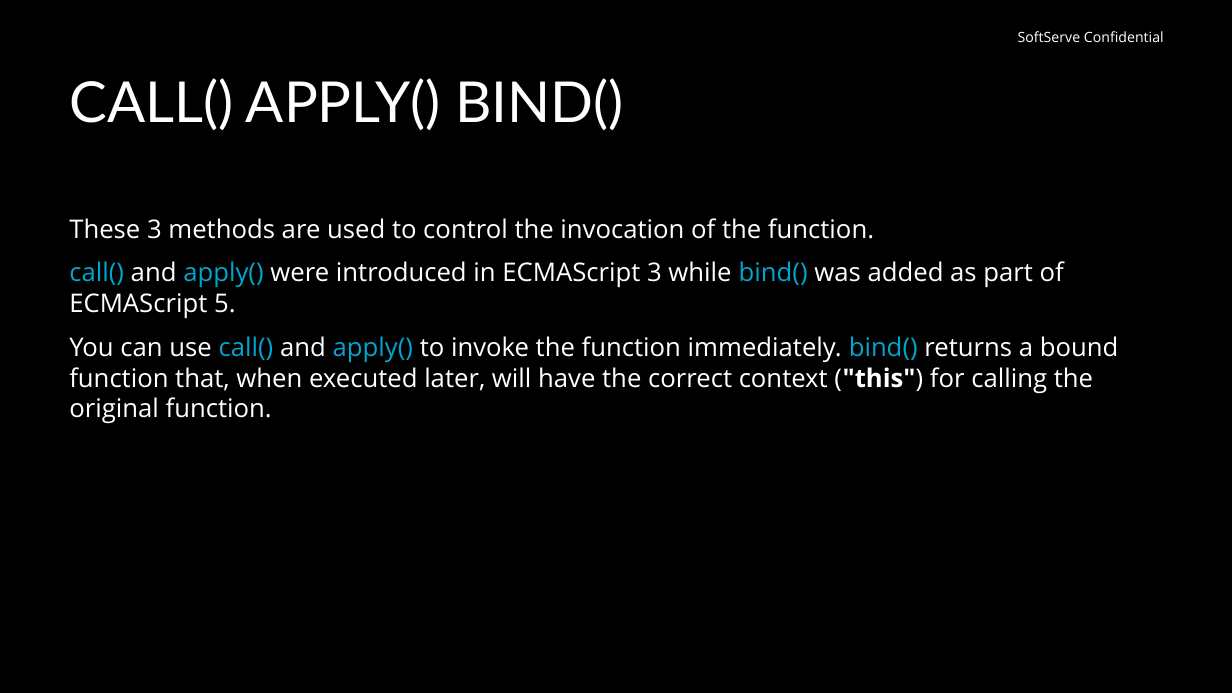
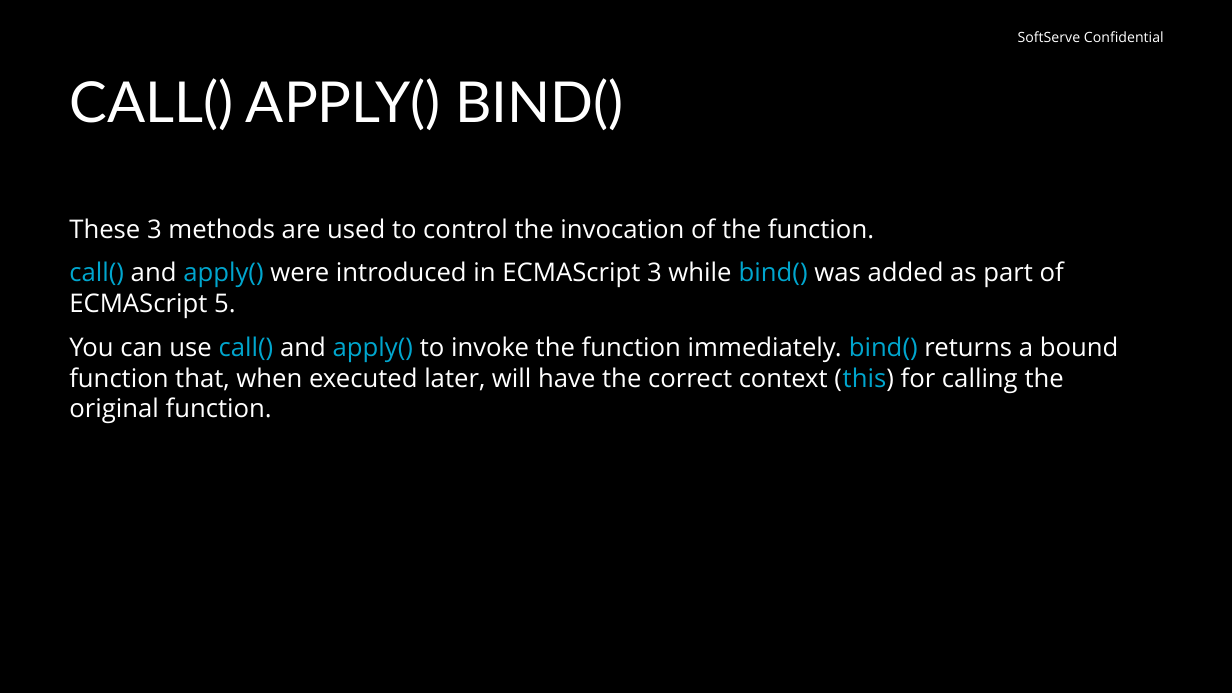
Before and after one commit to oskovbasiuk/presentations, a slide deck: slide 4 of Functions/Functions part 2.pptx. Drawn at 1232x693 pixels with LibreOffice and Linux fonts; fonts in the diff are those of the drawing; background and template pictures are left out. Boxes give left, top, right and bottom in pixels: in the first picture for what was removed or moved away, otherwise in the second. Text is boxed around its words. In the diff, an @@ line names an element or a change of style, - is before the commit and + after.

Commit message:
Functional approach presentation added

```diff
--- a/Functions/Functions part 2.pptx
+++ b/Functions/Functions part 2.pptx
@@ text at bbox=[69, 336, 1119, 423]: text changed @@
-You can use call() and apply() to invoke the function immediately. bind() returns a bound function that, when executed later, will have the correct context ("this") for calling the original function.
+You can use call() and apply() to invoke the function immediately. bind() returns a bound function that, when executed later, will have the correct context (this) for calling the original function.
```
Also in this commit, not shown: 2 other files.
